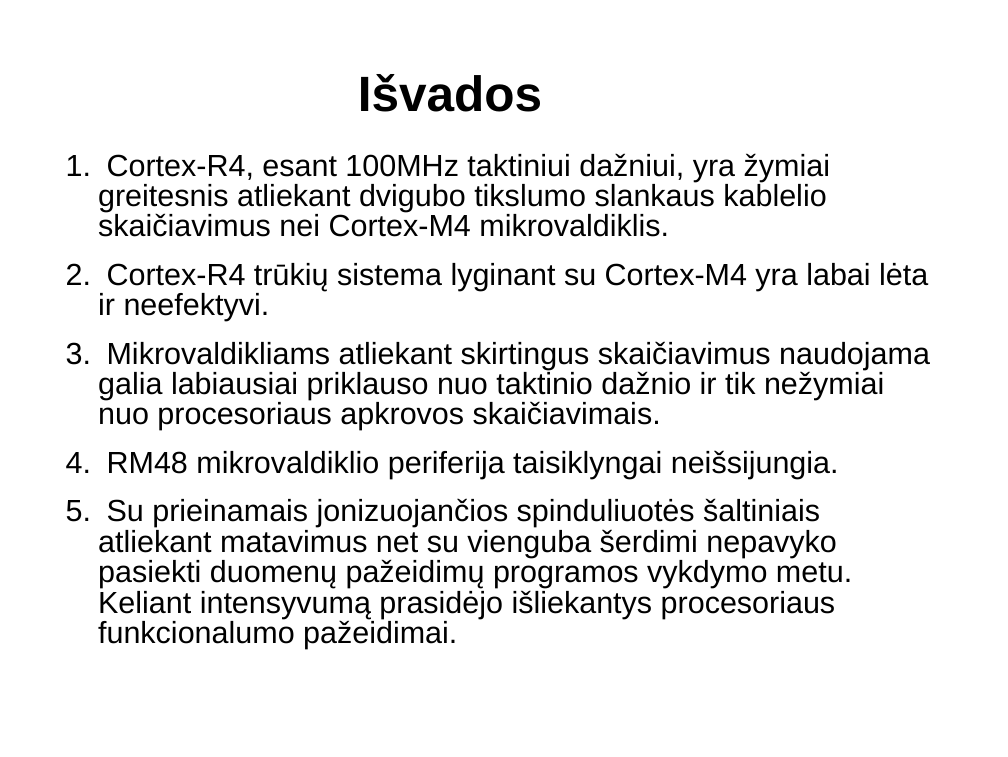
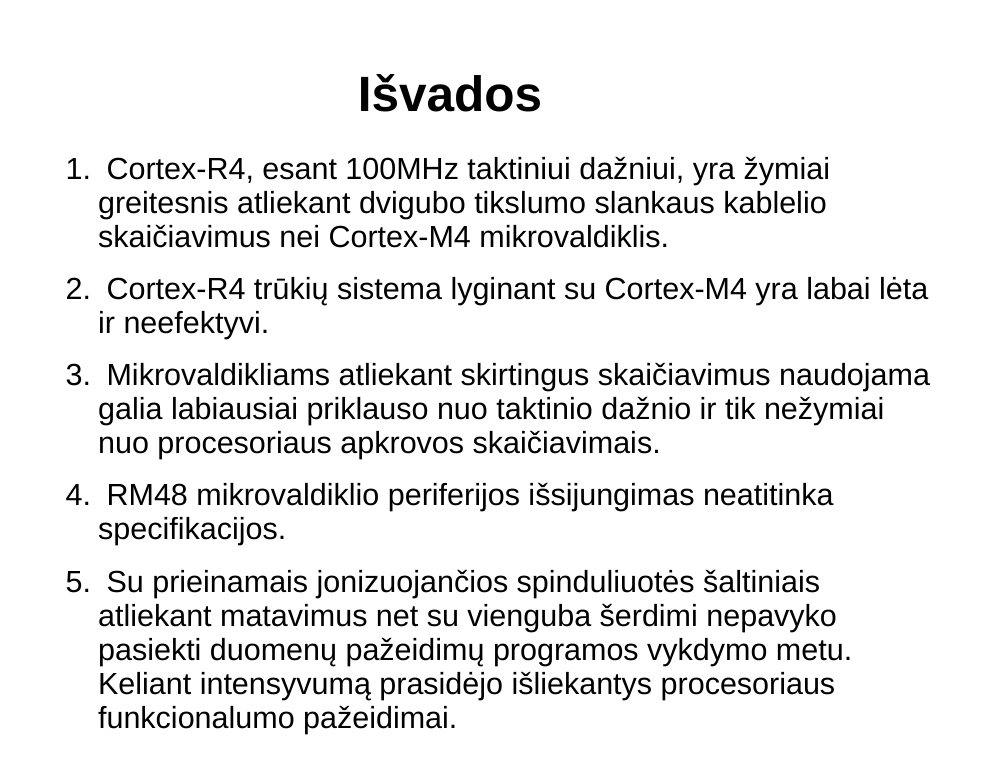
Before and after one commit to kurmis/bakis, a slide deck: slide 14 of pristatymas bak/Mindaugas Kurmauskas.ppt. Drawn at 1008x757 pixels with LibreOffice and Linux fonts; fonts in the diff are those of the drawing. Boxes give left, top, right and bottom in pixels: in the first picture for what was removed or moved away, otherwise in the second. Text is boxed around its words. In the diff, an @@ line names an element or a change of style, - is before the commit and + after.

```diff
--- a/pristatymas bak/Mindaugas Kurmauskas.ppt
+++ b/pristatymas bak/Mindaugas Kurmauskas.ppt
@@ text at box(98, 156, 930, 734): line spacing 0.83 to 0.93 @@
@@ text at box(98, 482, 833, 545): text changed @@
-4. RM48 mikrovaldiklio periferija taisiklyngai neišsijungia.
+4. RM48 mikrovaldiklio periferijos išsijungimas neatitinka specifikacijos.
```
Also in this commit, not shown: 9 other slides changed, 2 other files.
